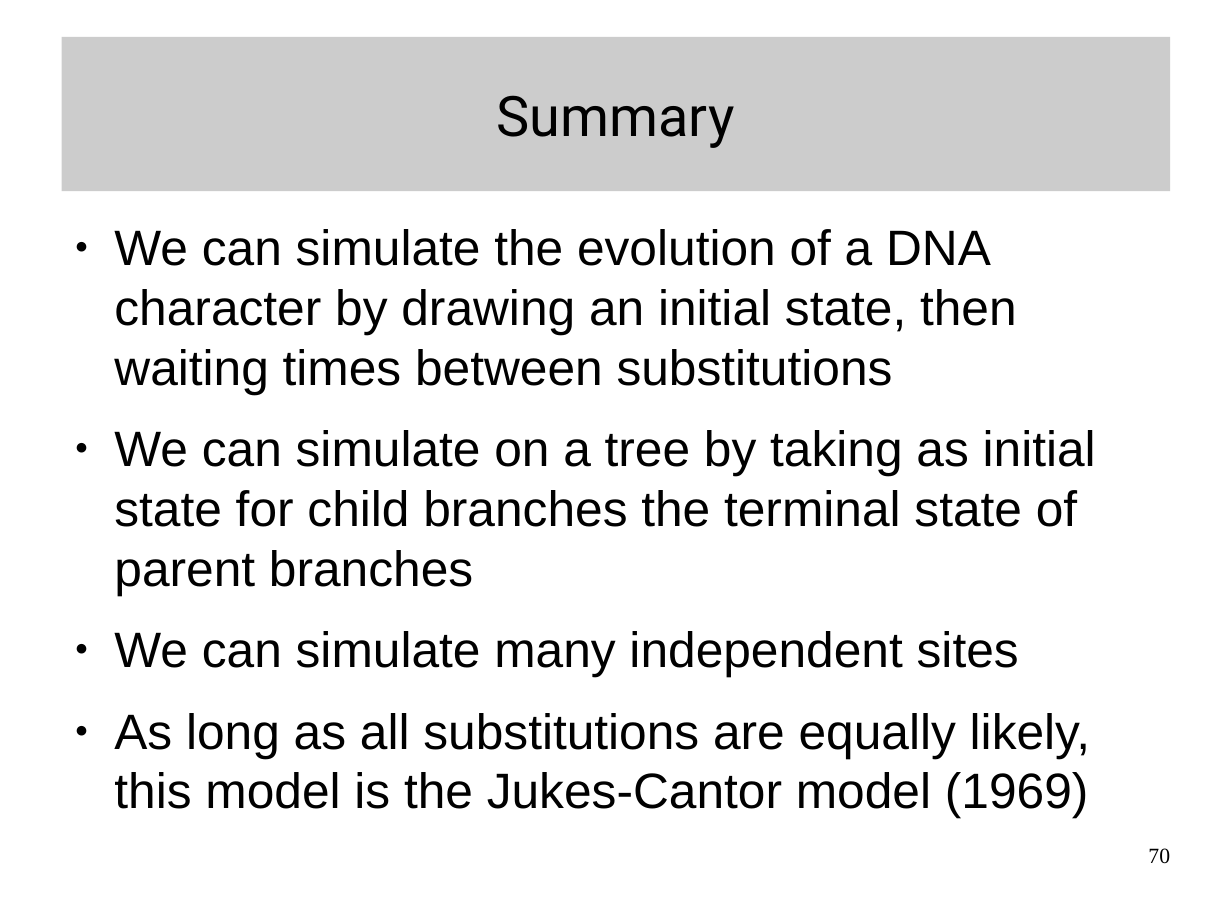
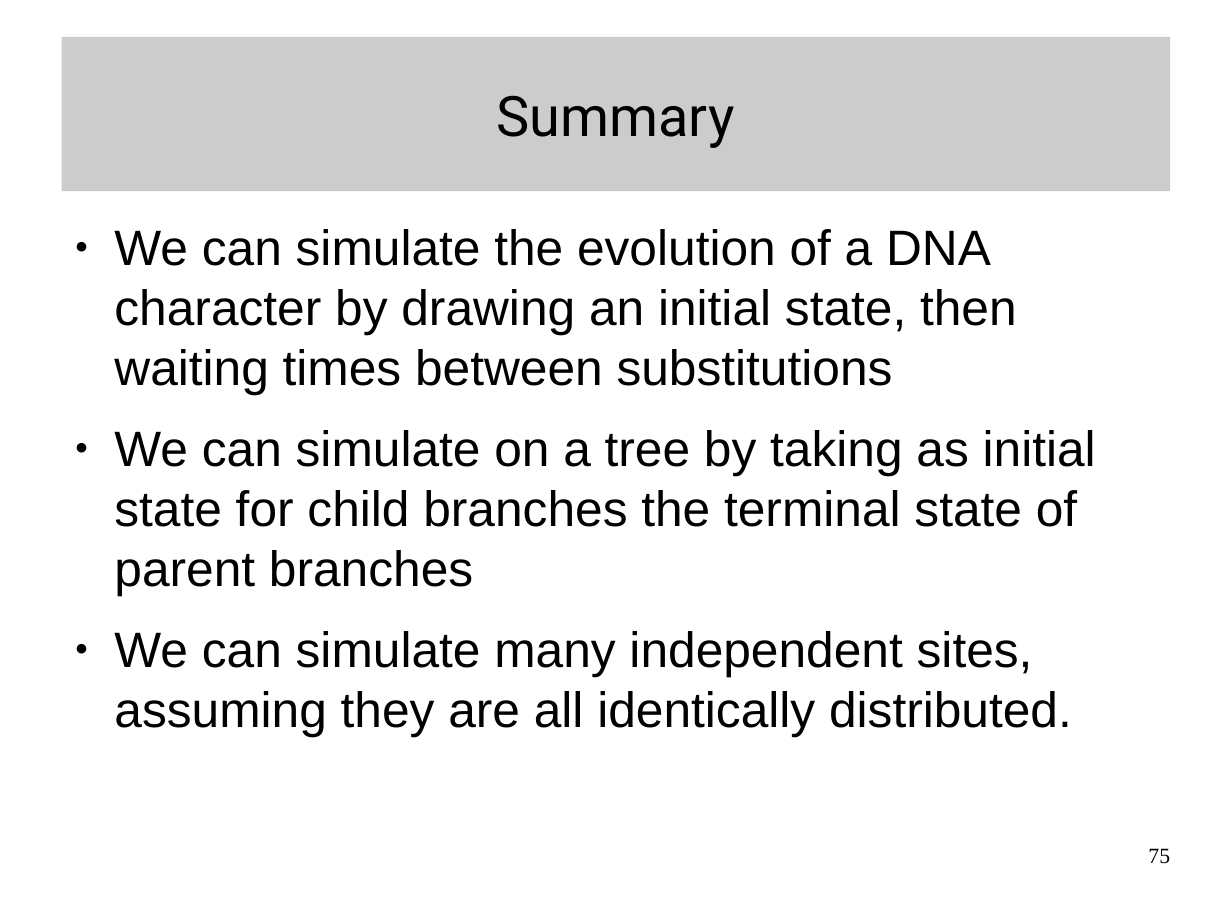
Before and after one commit to Boussau/boussau.github.io, a slide deck: slide 75 of COME_courses/Cambridge_2022/1_intro_CTMC/IntroductionToModels.odp (slide 70 before the commit). Drawn at 1232x924 pixels with LibreOffice and Linux fonts; fonts in the diff are those of the drawing. Boxes give left, top, right and bottom in pixels: in the first picture for what was removed or moved away, otherwise in the second. Text is boxed around its words. In the diff, an @@ line names an element or a change of style, - is before the commit and + after.

```diff
--- a/COME_courses/Cambridge_2022/1_intro_CTMC/IntroductionToModels.odp
+++ b/COME_courses/Cambridge_2022/1_intro_CTMC/IntroductionToModels.odp
@@ text at [114, 631, 1072, 736]: text changed @@
-● We can simulate many independent sites
-● As long as all substitutions are equally likely, this model is the Jukes-Cantor model (1969)
+● We can simulate many independent sites, assuming they are all identically distributed.
@@ page number at [1148, 848, 1170, 864]: text changed @@
-70
+75
```
Also in this commit, not shown: 10 other slides changed, 6 slides added, 3 other files.
